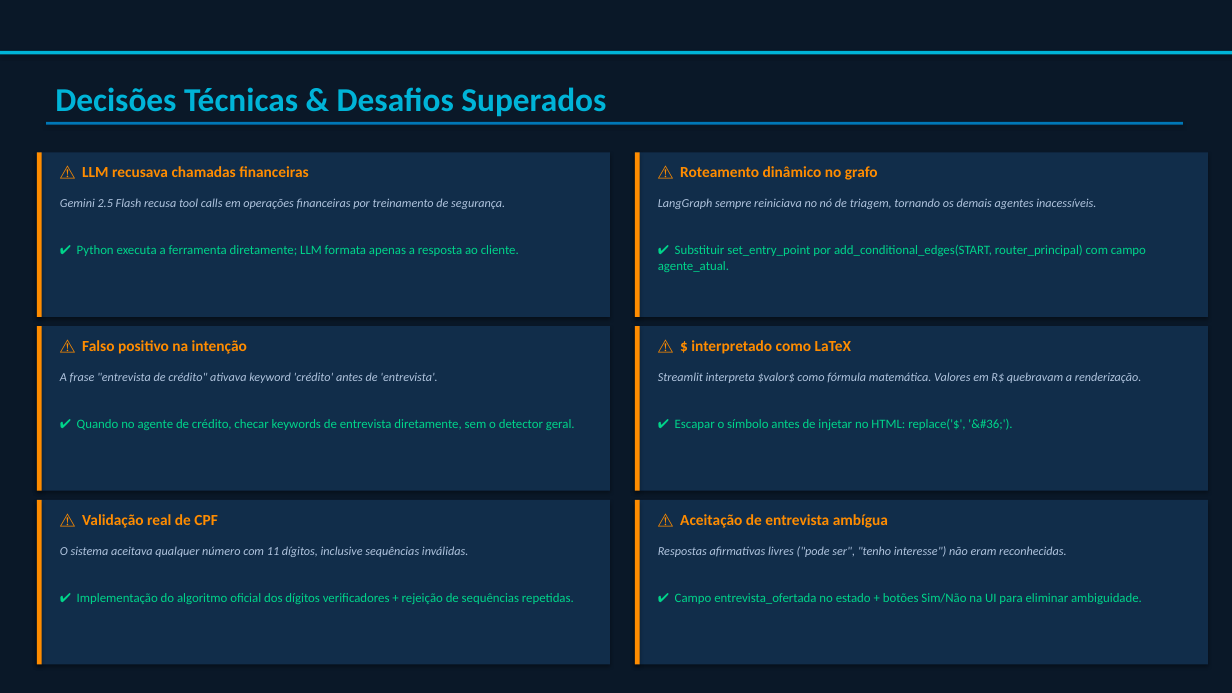
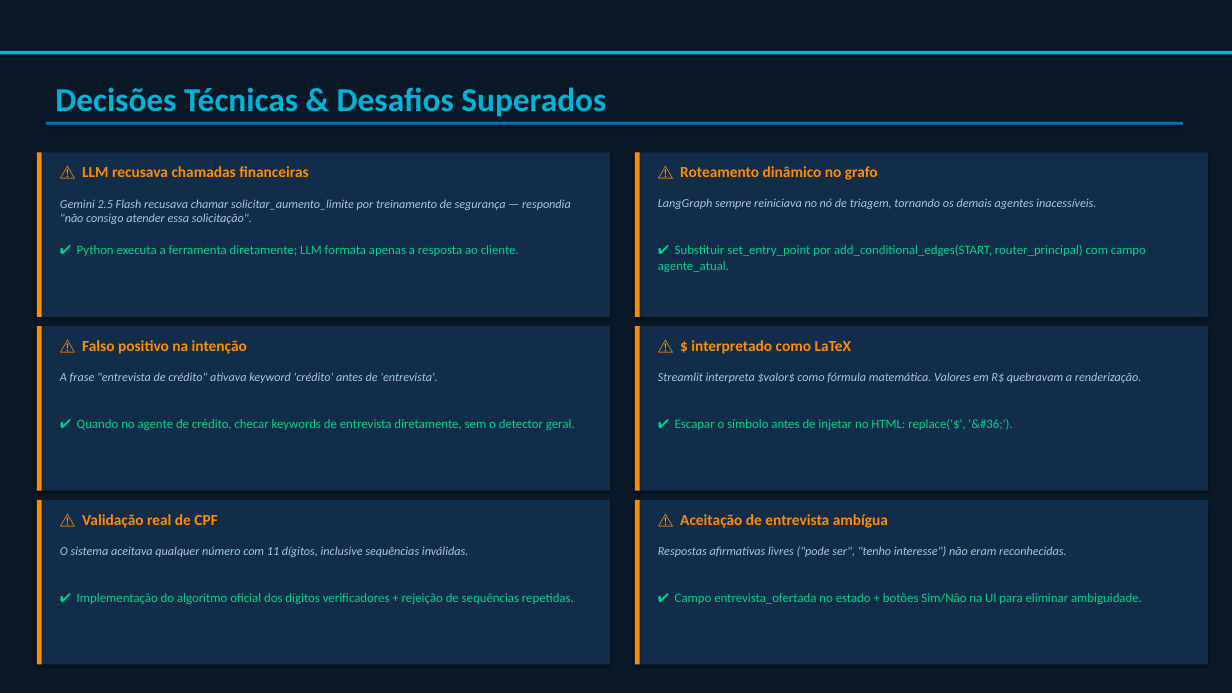
Before and after one commit to rodrigosimoescosta77/desafio-t4humans, a slide deck: slide 9 of Banco_Agil_Apresentacao.pptx. Drawn at 1232x693 pixels with LibreOffice and Linux fonts; fonts in the diff are those of the drawing. Boxes give left, top, right and bottom in pixels: in the first picture for what was removed or moved away, otherwise in the second. Text is boxed around its words. In the diff, an @@ line names an element or a change of style, - is before the commit and + after.

```diff
--- a/Banco_Agil_Apresentacao.pptx
+++ b/Banco_Agil_Apresentacao.pptx
@@ text at (60, 199, 571, 224): text changed @@
-Gemini 2.5 Flash recusa tool calls em operações financeiras por treinamento de segurança.
+Gemini 2.5 Flash recusava chamar solicitar_aumento_limite por treinamento de segurança — respondia "não consigo atender essa solicitação".
```
Also in this commit, not shown: 2 other slides changed, 1 other file.
